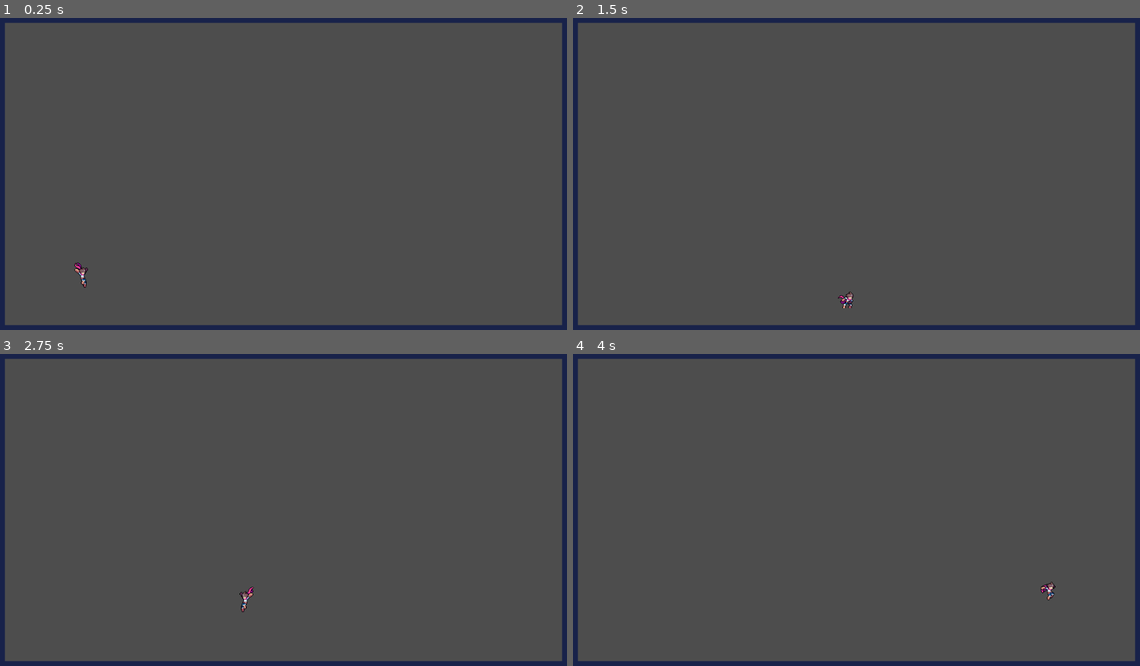
Above: before the commit, frames 1-4 (two rows, left to right).
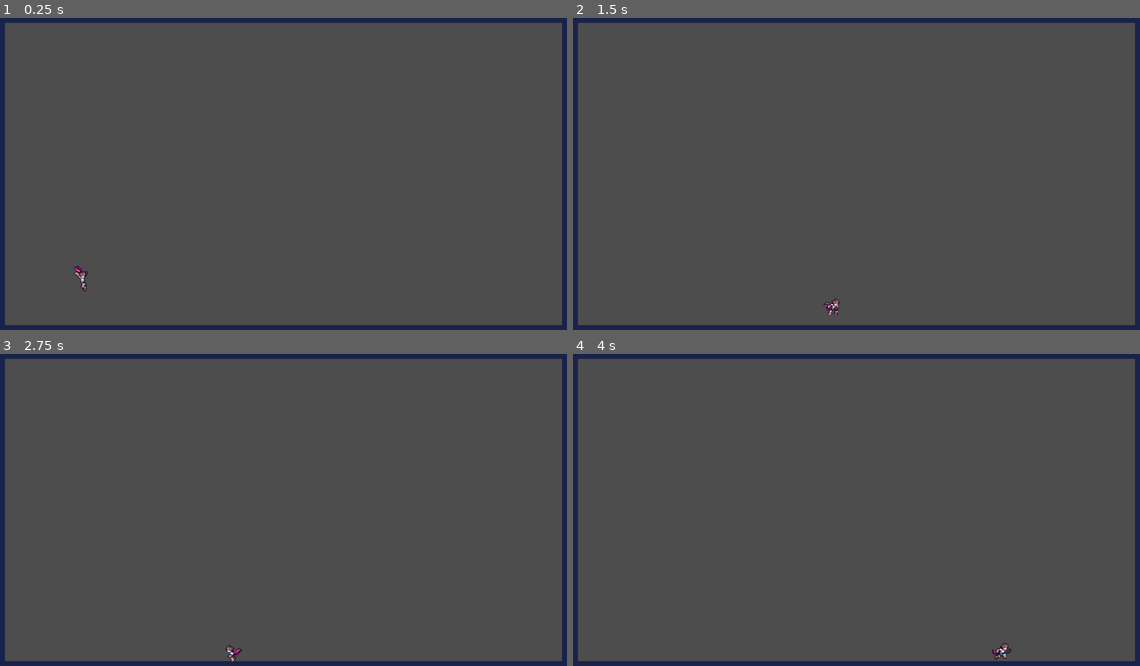
Above: after the commit, the same moments.

Repository: F-U-G/2D-Character-Movement
Game: Godot game, scene res://scenes/game.tscn
Two runs of this game, one before a commit and one after it. Both use one fixed random seed, a clock stepped at 60 frames per second and the inputs below.
Inputs:
- Up to frame 1 (0.25 s): no input
- Up to frame 2 (1.5 s): hold Space (jump) 0.53-1.28 s; hold D (move_right) from 0.53 s (still down); tap Space (jump) at 1.35 s
- Up to frame 3 (2.75 s): tap Space (jump) at 1.52, 1.82 s; release D (move_right) at 2.03 s; hold A (move_left) from 2.03 s (still down); hold Space (jump) from 2.03 s (still down)
- Up to frame 4 (4 s): release A (move_left) at 2.78 s; release Space (jump) at 2.78 s; hold D (move_right) from 2.78 s (still down); tap Space (jump) at 2.85, 3.02, 3.32 s; hold Space (jump) from 3.53 s (still down)

The runs differ from the first frame. In frame 1, 0.1% of the frame differs, in the area x 13-16%, y 78-88%; in frame 2, 0.2%; in frame 3, 0.2%; in frame 4, 0.2%, in the area x 73-86%, y 72-98%.

Commit message:
Added friction, acceleration, and extended jumping

Diff:
--- a/scripts/idle.gd
+++ b/scripts/idle.gd
@@ -3,14 +3,15 @@
 func process_input(_event: InputEvent) -> State:
 	if get_jump_input() and player.is_on_floor():
 		return state_machine.jump_state
-	elif get_movement_input() != 0:
+	if get_movement_input() != 0:
 		return state_machine.run_state
 
 	return null
 
 func physics_update(_delta: float) -> State:
 	player.velocity.y += player.gravity * _delta
-	player.velocity.x = movement
+	velocity_weight = _delta * player.friction
+	player.velocity.x = lerp(player.velocity.x, movement, velocity_weight)
 	player.move_and_slide()
 
 	if !player.is_on_floor():
--- a/scripts/jump.gd
+++ b/scripts/jump.gd
@@ -1,14 +1,26 @@
 extends State
+
+var held_jump_timer := 0.3
+var jump_timer := 0.0
 
 func enter() -> void:
 	super()
 	player.velocity.y += player.jump_impulse
+	jump_timer = held_jump_timer
 
 # use this for wall jumps later on
 #func process_input(_event: InputEvent) -> State:
 #	return null
 
 func physics_update(_delta: float) -> State:
+	jump_timer -= _delta
+
+	if jump_timer > 0.0 and move_controller.jump_held():
+		player.velocity.y += player.extended_jump_impulse
+
+	if move_controller.jump_ended(): # end extended jump if jump is released
+		jump_timer = 0.0
+
 	player.velocity.y += player.gravity * _delta
 	movement = get_movement_input() * player.speed
 
--- a/scripts/movement_controller.gd
+++ b/scripts/movement_controller.gd
@@ -16,3 +16,9 @@
 
 func wants_jump() -> bool:
 	return Input.is_action_just_pressed("jump")
+
+func jump_held() -> bool:
+	return Input.is_action_pressed("jump")
+
+func jump_ended() -> bool:
+	return Input.is_action_just_released("jump")
--- a/scripts/player.gd
+++ b/scripts/player.gd
@@ -4,9 +4,12 @@
 @onready var state_machine = $"State Machine"
 @onready var move_controller = $"Movement Controller"
 
-@export var speed := 400
-@export var gravity := 300
-@export var jump_impulse := -280
+@export var speed := 370.0
+@export var acceleration := 5.0
+@export var friction := 10.0
+@export var gravity := 500.0
+@export var jump_impulse := -160.0
+@export var extended_jump_impulse := -10.0
 
 func _ready() -> void:
 	# init state machine, pass self as ref
--- a/scripts/run.gd
+++ b/scripts/run.gd
@@ -8,13 +8,14 @@
 func physics_update(_delta: float) -> State:
 	player.velocity.y += player.gravity * _delta
 	movement = get_movement_input() * player.speed
+	velocity_weight = _delta * (player.acceleration if get_movement_input() else player.friction)
+
+	flip_animation()
+	player.velocity.x = lerp(player.velocity.x, movement, velocity_weight)
+	player.move_and_slide()
 
 	if movement == 0:
 		return state_machine.idle_state
-
-	flip_animation()
-	player.velocity.x = movement
-	player.move_and_slide()
 
 
 	if !player.is_on_floor():
--- a/scripts/state.gd
+++ b/scripts/state.gd
@@ -7,7 +7,8 @@
 var animation: AnimatedSprite2D
 var move_controller
 
-var movement = 0
+var velocity_weight : float
+var movement : float
 
 
 func flip_animation() -> void: # flips animation based on horizontal movement
Not shown, changed: README.md
